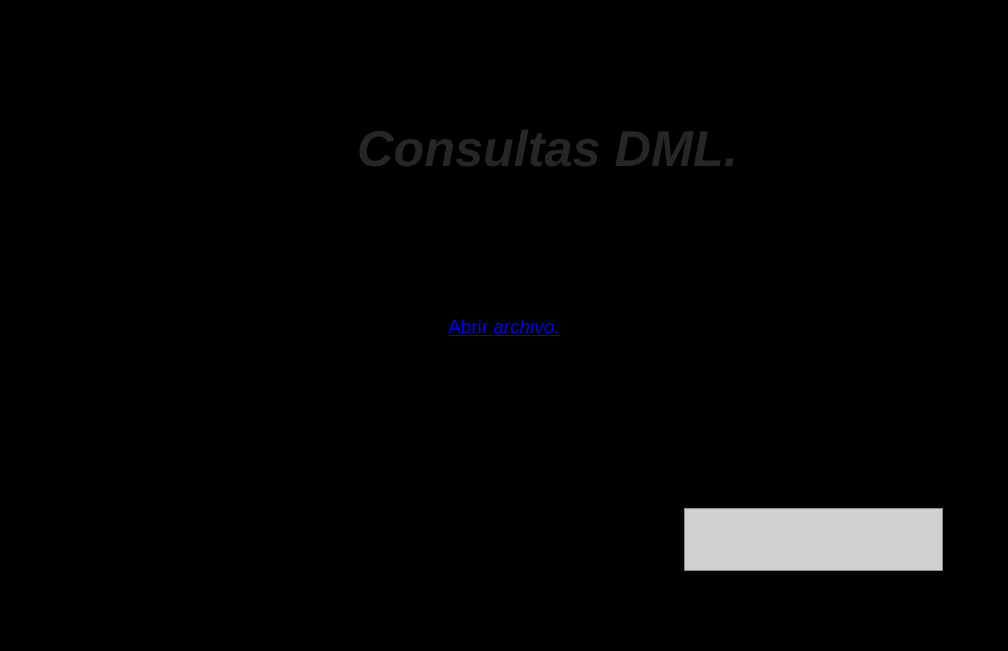
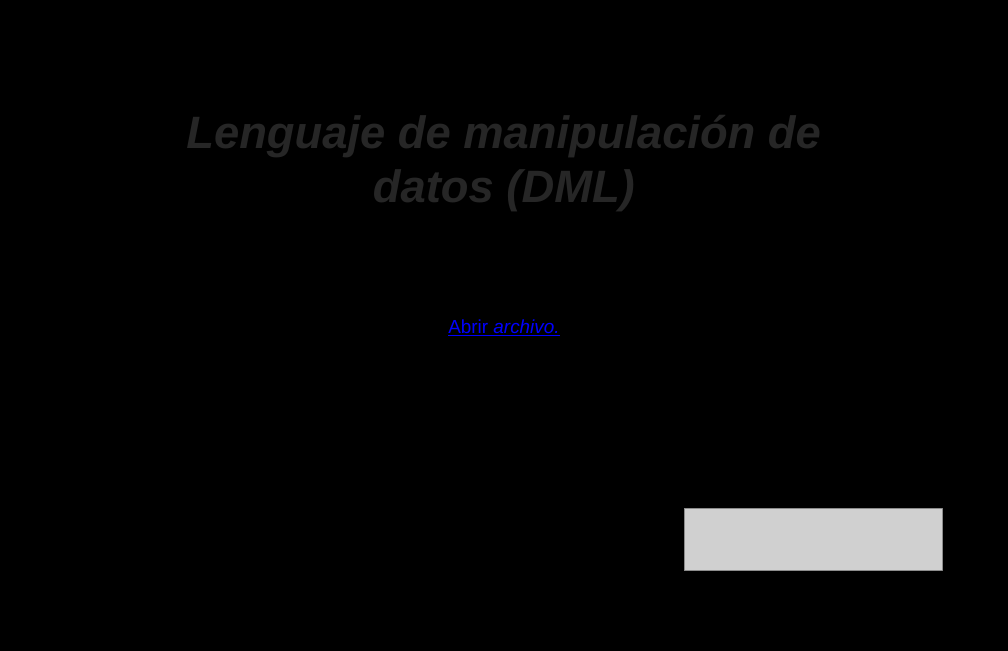
Before and after one commit to Qrlean/Qrlean, a slide deck: slide 8 of 3.Diseño/Presentacion2tri.pptx. Drawn at 1008x651 pixels with LibreOffice and Linux fonts; fonts in the diff are those of the drawing; grey boxes stand for pictures; background and template pictures are left out. Boxes give left, top, right and bottom in pixels: in the first picture for what was removed or moved away, otherwise in the second. Text is boxed around its words. In the diff, an @@ line names an element or a change of style, - is before the commit and + after.

```diff
--- a/3.Diseño/Presentacion2tri.pptx
+++ b/3.Diseño/Presentacion2tri.pptx
@@ title at <box>186,107,821,213</box>: text changed; size 96 to 86.4 pt @@
-Consultas DML.
+Lenguaje de manipulación de datos (DML)
```
Also in this commit, not shown: 6 other slides changed, 3 other files.
